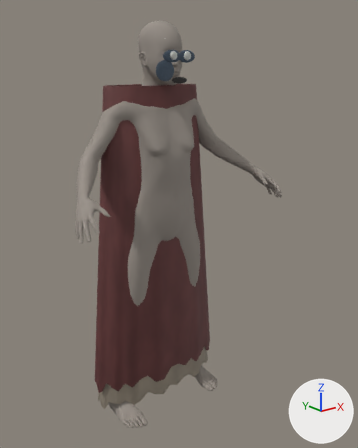
The Blender file assets/generated/cathedral_roster/la_llorona/model.blend as it was, and as the next commit left it.
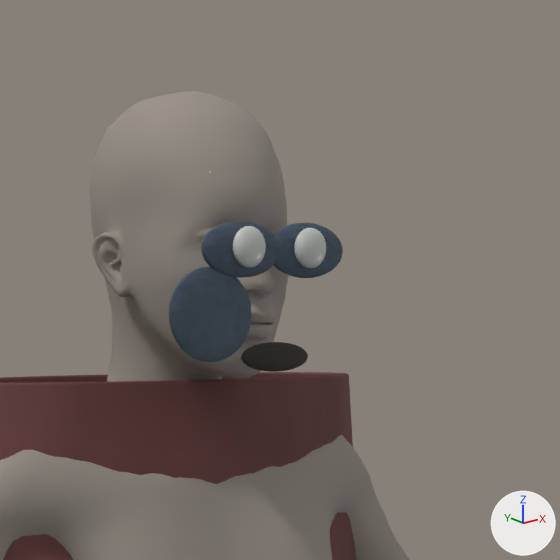
The first picture shows the older version from a camera (50 mm lens) standing at (-1.294, -1.803, 1.595) and looking at (0.044, -0.13, 0.926). The close-ups show the older and then the newer version on the part from 33% to 68% of the width and 0% to 28% of the height of that picture. Only the edits that show in the close-ups are written down. Every picture has the same lights, and +X, +Y and +Z are marked at lower right.

In view in the first close-up: 'CheekDecay', 'EyeSocket_L', 'EyeSocket_R', 'Eye_L', 'Eye_R', 'MouthShadow', 'OuterRobe', 'la_llorona_Body'.
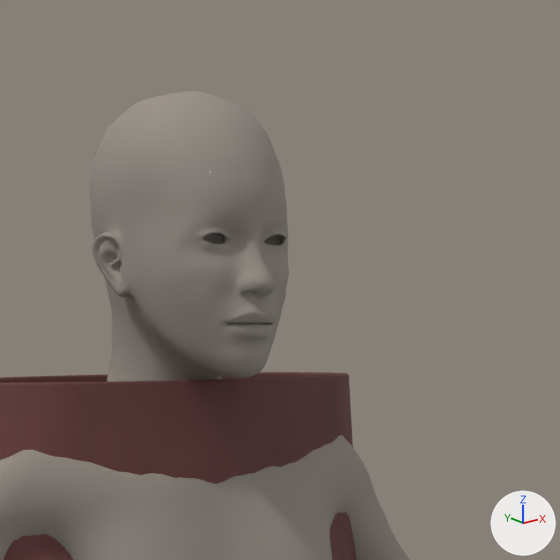
What differs and where, as boxes (x1, y1, x2, y2) in the close-ups (560 x 560 px):
'CheekDecay', deleted (blue): before (169, 266, 252, 362)
'EyeSocket_L', deleted (blue): before (201, 221, 276, 278)
'EyeSocket_R', deleted (blue): before (274, 223, 343, 278)
'MouthShadow', deleted: before (241, 342, 308, 372)
'Eye_L', deleted: before (233, 226, 266, 268)
'Eye_R', deleted: before (294, 228, 326, 268)

What the commit changed:
Object 'EyeSocket_L' (ob_eyesocket_l) is deleted.
Object 'EyeSocket_R' (ob_eyesocket_r) is deleted.
Object 'Eye_L' (ob_eye_l) is deleted.
Object 'Eye_R' (ob_eye_r) is deleted.
Object 'MouthShadow' (ob_mouthshadow) is deleted.
Object 'CheekDecay' (ob_cheekdecay) is deleted.
